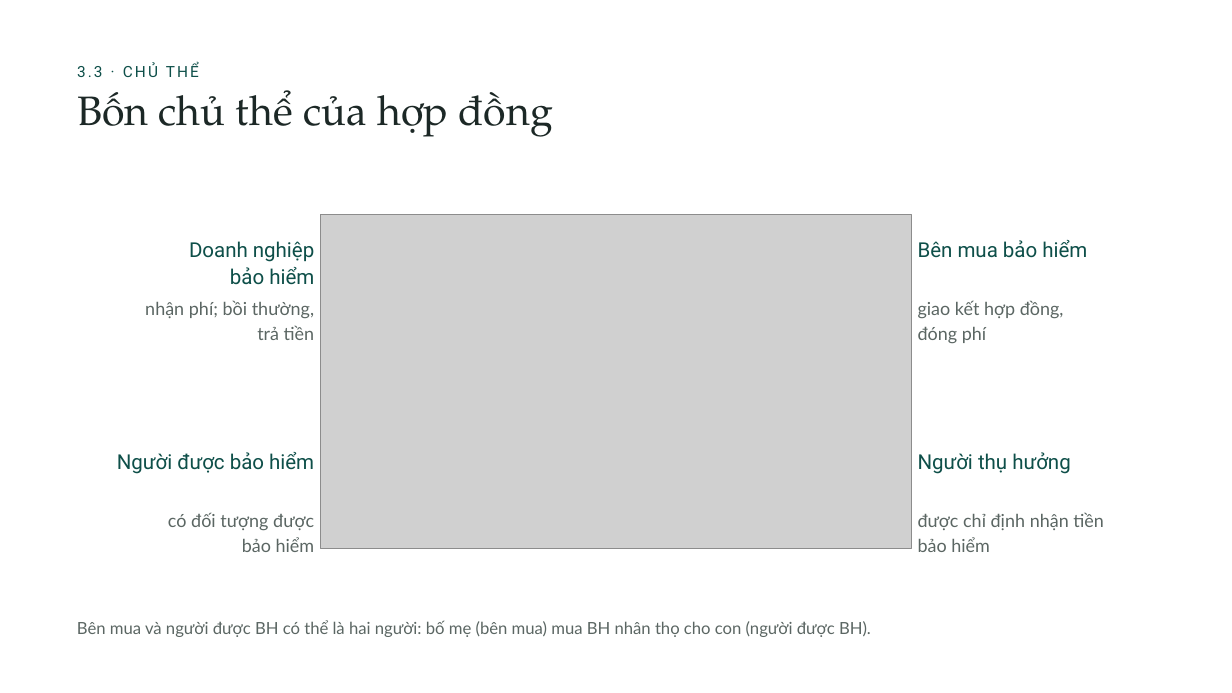
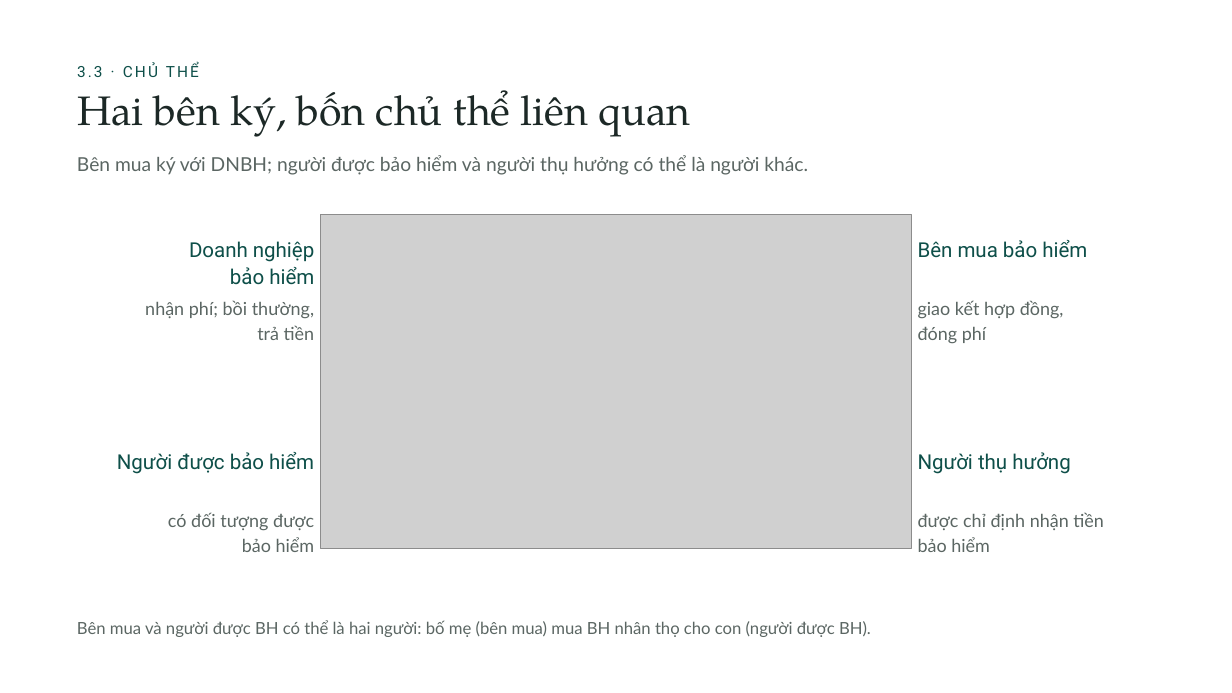
Before and after one commit to tranquanghaofake-dotcom/Law, a slide deck: slide 23 of docs/bai/ch3-bao-hiem-thuong-mai/bao-hiem-thuong-mai.pptx. Drawn at 1232x693 pixels with LibreOffice and Linux fonts; fonts in the diff are those of the drawing; grey boxes stand for pictures; background and template pictures are left out. Boxes give left, top, right and bottom in pixels: in the first picture for what was removed or moved away, otherwise in the second. Text is boxed around its words. In the diff, an @@ line names an element or a change of style, - is before the commit and + after.

```diff
--- a/docs/bai/ch3-bao-hiem-thuong-mai/bao-hiem-thuong-mai.pptx
+++ b/docs/bai/ch3-bao-hiem-thuong-mai/bao-hiem-thuong-mai.pptx
@@ title at [77,90,690,137]: text changed @@
-Bốn chủ thể của hợp đồng
+Hai bên ký, bốn chủ thể liên quan
@@ text added at [77,155,808,175], 15 pt, text #5B6663 @@
+Bên mua ký với DNBH; người được bảo hiểm và người thụ hưởng có thể là người khác.
```
Also in this commit, not shown: 30 other slides changed, 18 other files.
